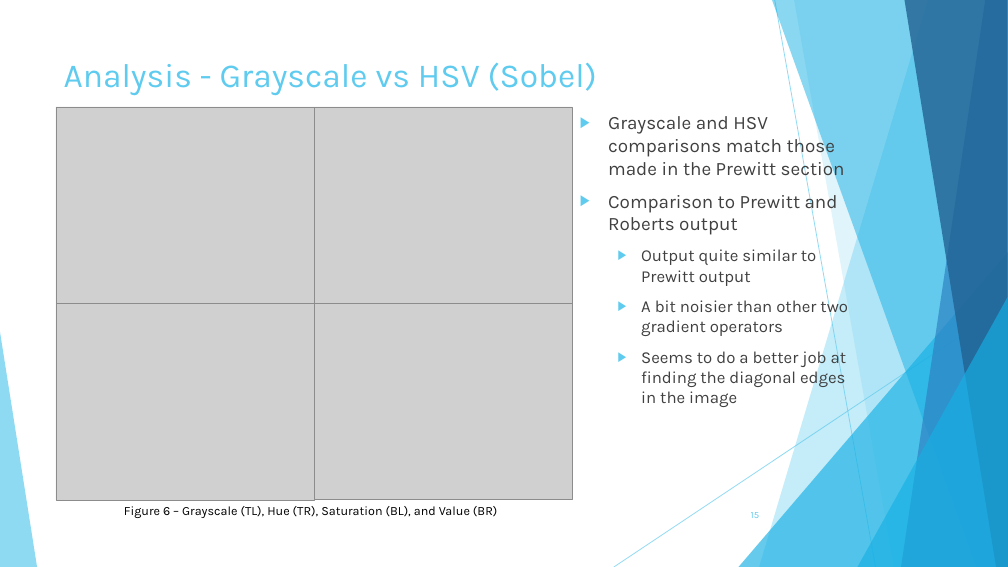
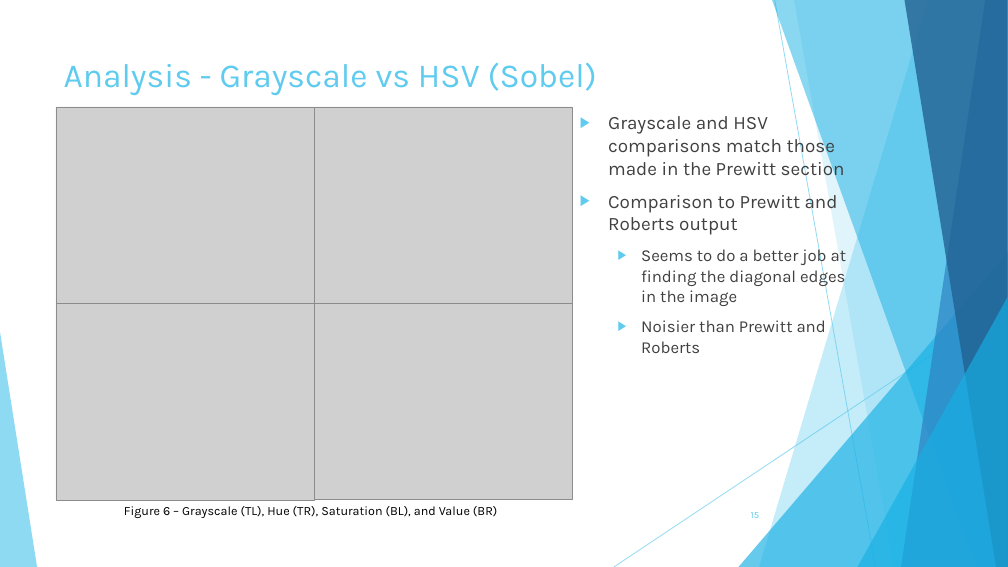
Before and after one commit to miles885/GPU_Course_Project, a slide deck: slide 15 of Course_Project_Edge_Detection_Gapcynski.pptx. Drawn at 1008x567 pixels with LibreOffice and Linux fonts; fonts in the diff are those of the drawing; grey boxes stand for pictures. Boxes give left, top, right and bottom in pixels: in the first picture for what was removed or moved away, otherwise in the second. Text is boxed around its words. In the diff, an @@ line names an element or a change of style, - is before the commit and + after.

Commit message:
Updated presentation (again).

```diff
--- a/Course_Project_Edge_Detection_Gapcynski.pptx
+++ b/Course_Project_Edge_Detection_Gapcynski.pptx
@@ text at <box>641,249,848,336</box>: paragraphs removed @@
-  ▶ Output quite similar to Prewitt output
-  ▶ A bit noisier than other two gradient operators
@@ text at <box>641,320,826,353</box>: paragraph added @@
+  ▶ Noisier than Prewitt and Roberts
```
Also in this commit, not shown: 2 other slides changed.
